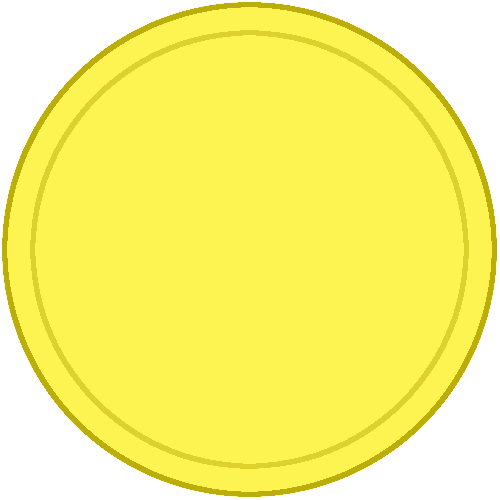
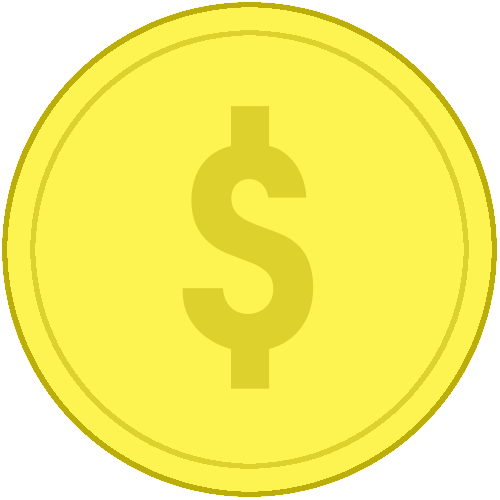
Layers edited between the first and the second 500 x 500 image:
added layer "$" (50%) above "Dollar Sign" over bbox(182, 106, 314, 389)
